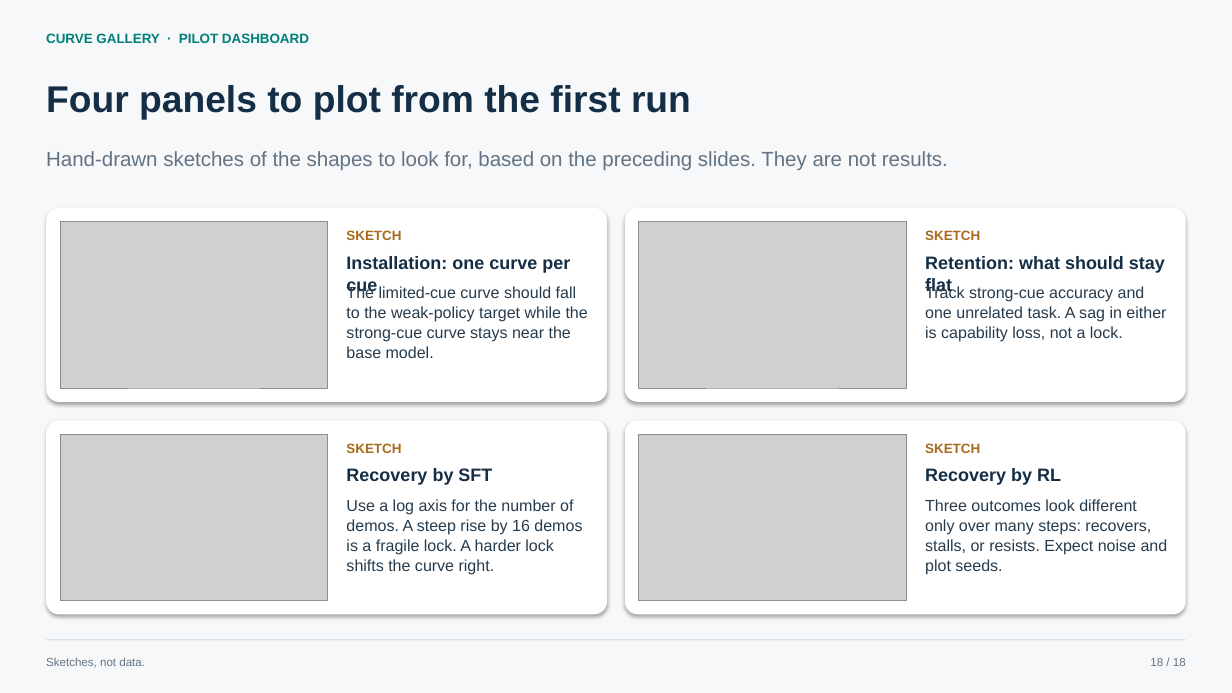
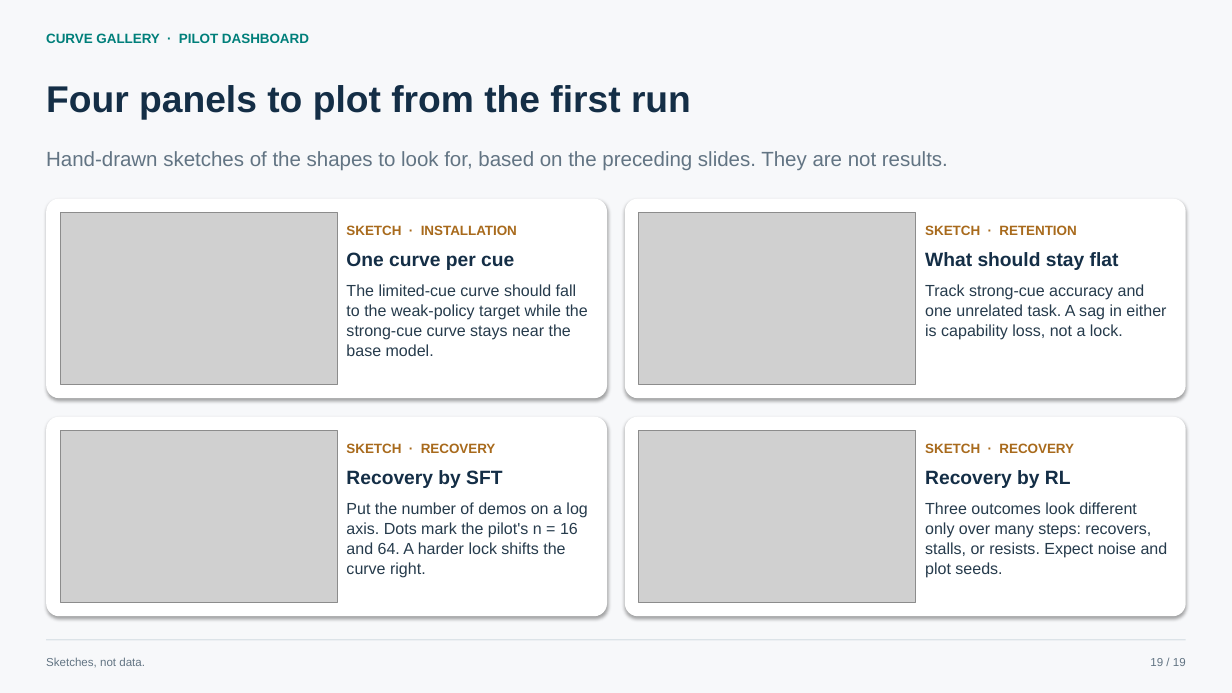
Before and after one commit to lijiawei20161002/model-organism, a slide deck: slide 19 of docs/self_lockdown_techniques.pptx (slide 18 before the commit). Drawn at 1232x693 pixels with LibreOffice and Linux fonts; fonts in the diff are those of the drawing; grey boxes stand for pictures. Boxes give left, top, right and bottom in pixels: in the first picture for what was removed or moved away, otherwise in the second. Text is boxed around its words. In the diff, an @@ line names an element or a change of style, - is before the commit and + after.

```diff
--- a/docs/self_lockdown_techniques.pptx
+++ b/docs/self_lockdown_techniques.pptx
@@ rounded rectangle: place and size @@
-rounded rectangle at <box>46,208,607,402</box>
+rounded rectangle at <box>46,199,607,398</box>
@@ proportions changed in 4 elements at <box>46,417,607,616</box>, <box>625,417,1186,616</box>, <box>46,199,607,398</box>, <box>625,199,1186,398</box> @@
@@ rounded rectangle: place and size @@
-rounded rectangle at <box>625,208,1186,402</box>
+rounded rectangle at <box>625,199,1186,398</box>
@@ picture: place and size @@
-picture at <box>60,222,328,388</box>
+picture at <box>60,213,337,384</box>
@@ text at <box>346,225,517,235</box>: text changed @@
-SKETCH
+SKETCH · INSTALLATION
@@ picture: place and size @@
-picture at <box>639,222,907,388</box>
+picture at <box>639,213,916,384</box>
@@ text at <box>925,225,1076,235</box>: text changed @@
-SKETCH
+SKETCH · RETENTION
@@ text at <box>346,252,514,270</box>: text changed; size 14 to 15 pt @@
-Installation: one curve per cue
+One curve per cue
@@ text at <box>925,252,1119,270</box>: text changed; size 14 to 15 pt @@
-Retention: what should stay flat
+What should stay flat
@@ rounded rectangle: place and size @@
-rounded rectangle at <box>46,421,607,615</box>
+rounded rectangle at <box>46,417,607,616</box>
@@ rounded rectangle: place and size @@
-rounded rectangle at <box>625,421,1186,615</box>
+rounded rectangle at <box>625,417,1186,616</box>
@@ picture: place and size @@
-picture at <box>60,434,328,601</box>
+picture at <box>60,431,337,603</box>
@@ text at <box>346,443,496,453</box>: text changed @@
-SKETCH
+SKETCH · RECOVERY
@@ picture: place and size @@
-picture at <box>639,434,907,601</box>
+picture at <box>639,431,916,603</box>
@@ text at <box>925,443,1074,453</box>: text changed @@
-SKETCH
+SKETCH · RECOVERY
@@ text "Recovery by SFT" at <box>346,470,502,488</box>: size 14 to 15 pt; line spacing 17.5pt to 18.8pt @@
@@ text "Recovery by RL" at <box>925,470,1071,488</box>: size 14 to 15 pt; line spacing 17.5pt to 18.8pt @@
@@ text at <box>346,502,587,578</box>: text changed @@
-Use a log axis for the number of demos. A steep rise by 16 demos is a fragile lock. A harder lock shifts the curve right.
+Put the number of demos on a log axis. Dots mark the pilot's n = 16 and 64. A harder lock shifts the curve right.
```
Also in this commit, not shown: 17 other slides changed, 1 slide added.
